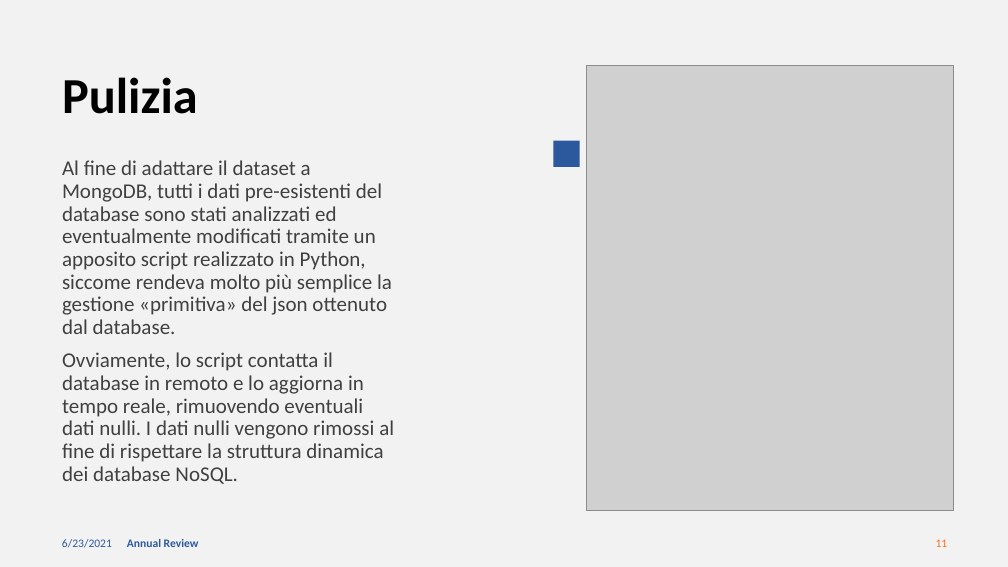
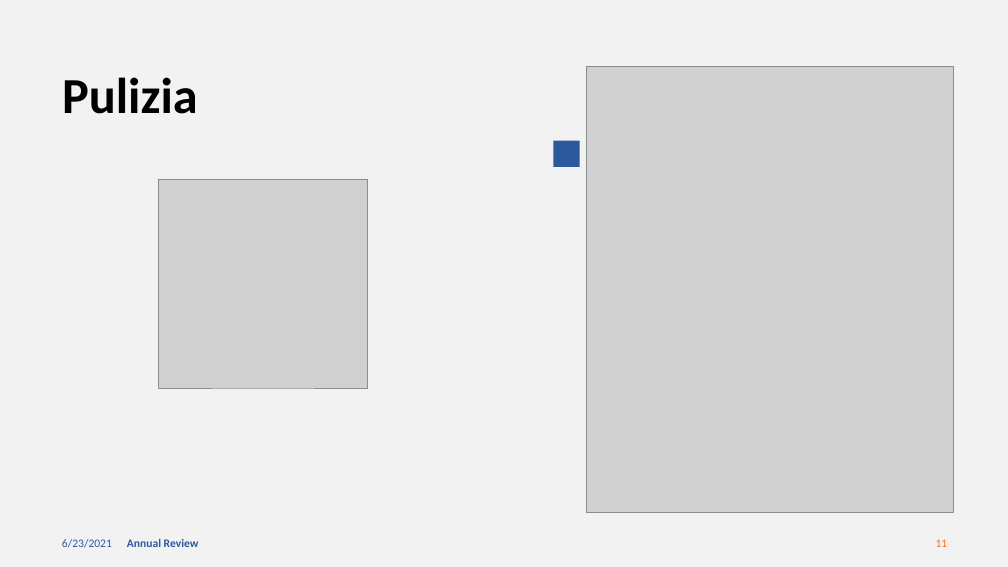
Before and after one commit to frekkanzer2/VGSalesDataAnalyzer, a slide deck: slide 11 of VGSalesPresentation.pptx. Drawn at 1008x567 pixels with LibreOffice and Linux fonts; fonts in the diff are those of the drawing; grey boxes stand for pictures. Boxes give left, top, right and bottom in pixels: in the first picture for what was removed or moved away, otherwise in the second. Text is boxed around its words. In the diff, an @@ line names an element or a change of style, - is before the commit and + after.

```diff
--- a/VGSalesPresentation.pptx
+++ b/VGSalesPresentation.pptx
@@ text removed at bbox=[62, 160, 394, 484] @@
-Al fine di adattare il dataset a MongoDB, tutti i dati pre-esistenti del database sono stati analizzati ed eventualmente modificati tramite un apposito script realizzato in Python, siccome rendeva molto più semplice la gestione «primitiva» del json ottenuto dal database.
-Ovviamente, lo script contatta il database in remoto e lo aggiorna in tempo reale, rimuovendo eventuali dati nulli. I dati nulli vengono rimossi al fine di rispettare la struttura dinamica dei database NoSQL.
@@ picture added at bbox=[159, 179, 368, 389] @@
```
Also in this commit, not shown: 1 other slide changed.
